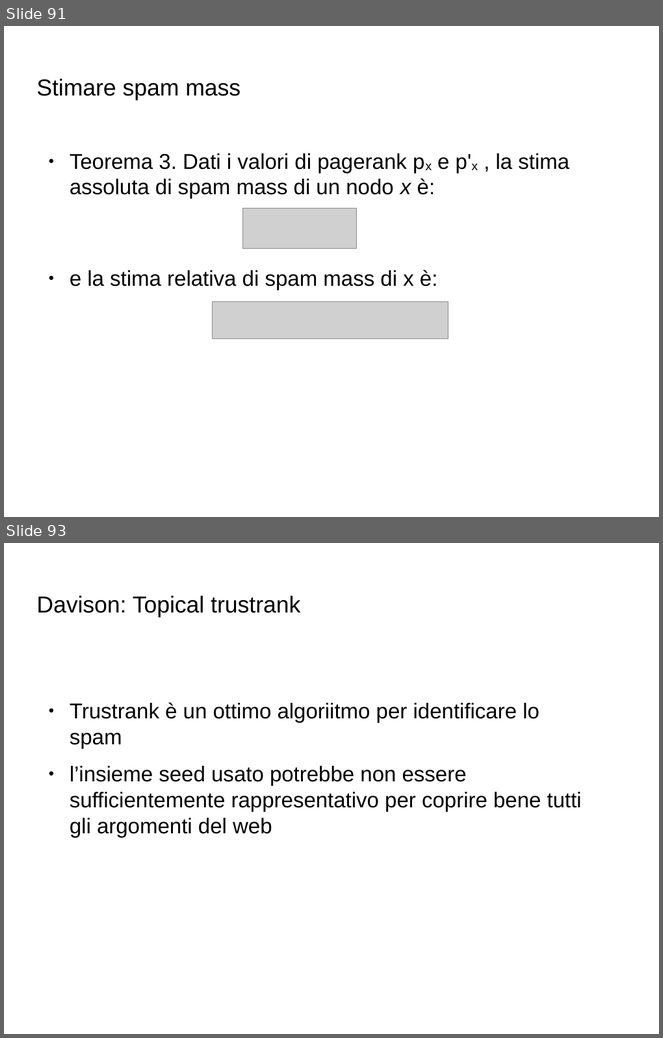
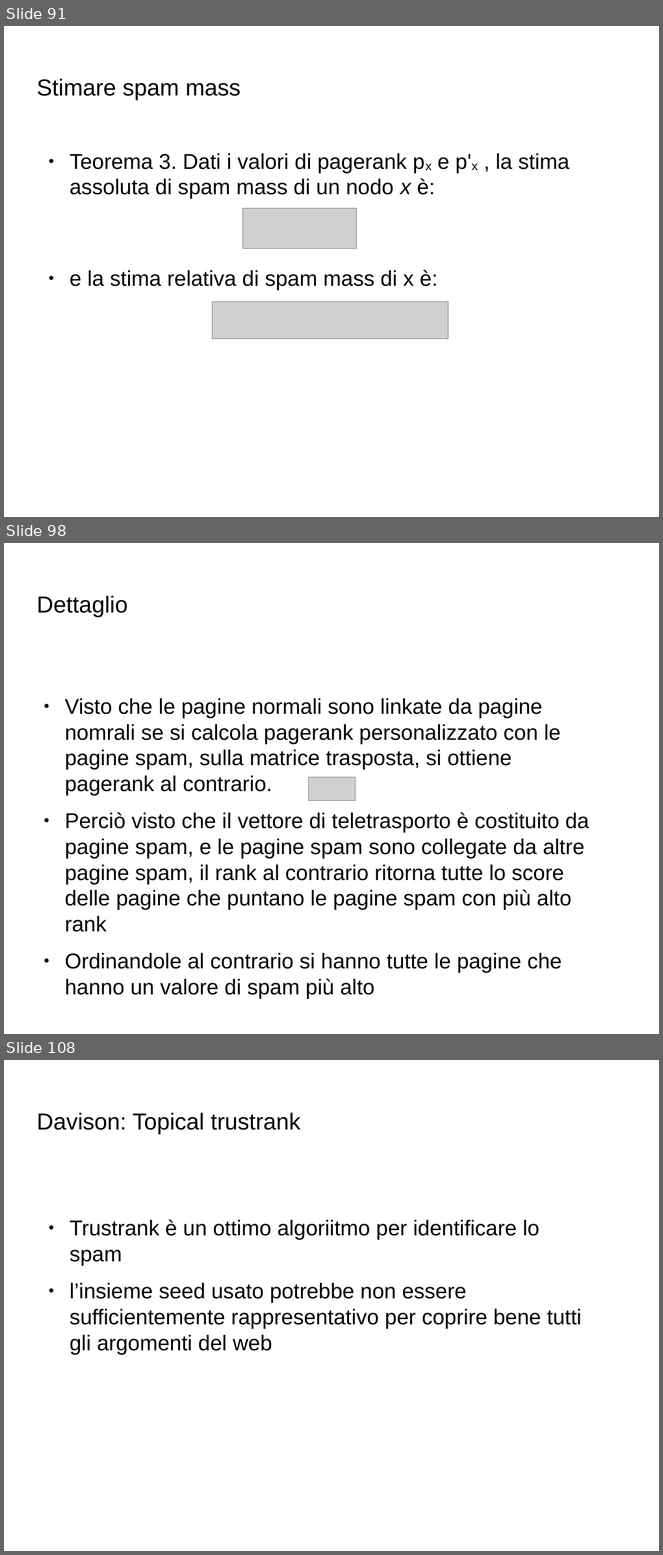
Before and after one commit to Toolanto/presentation, a slide deck: presentazione.odp. Shown one above the other, each under a label of ours: slides 91 and 93 before the commit, slides 91, 98 and 108 after it; the slides between them are not shown. The pictures are 663x1038 and 663x1555 pixels, drawn with LibreOffice and Linux fonts; fonts in the diff are those of the drawing; grey boxes stand for pictures; background and template pictures are left out. Boxes give left, top, right and bottom in pixels: in the first picture for what was removed or moved away, otherwise in the second. Text is boxed around its words. In the diff, an @@ line names an element or a change of style, - is before the commit and + after.

```diff
--- a/presentazione.odp
+++ b/presentazione.odp
@@ slide 98 added at [4,543,659,1034], background picture (left out) @@
@@ title added at [36,596,128,618], 28 pt, text #000000 @@
+Dettaglio
@@ text added at [65,698,590,973], 26 pt, text #000000 @@
+● Visto che le pagine normali sono linkate da pagine nomrali se si calcola pagerank personalizzato con le pagine spam, sulla matrice trasposta, si ottiene pagerank al contrario.
+● Perciò visto che il vettore di teletrasporto è costituito da pagine spam, e le pagine spam sono collegate da altre pagine spam, il rank al contrario ritorna tutte lo score delle pagine che puntano le pagine spam con più alto rank
+● Ordinandole al contrario si hanno tutte le pagine che hanno un valore di spam più alto
@@ picture added at [308,777,356,800] @@
@@ what was slide 93 is now slide 108 @@
```
Also in this commit, not shown: 4 slides changed, 14 other slides added.
